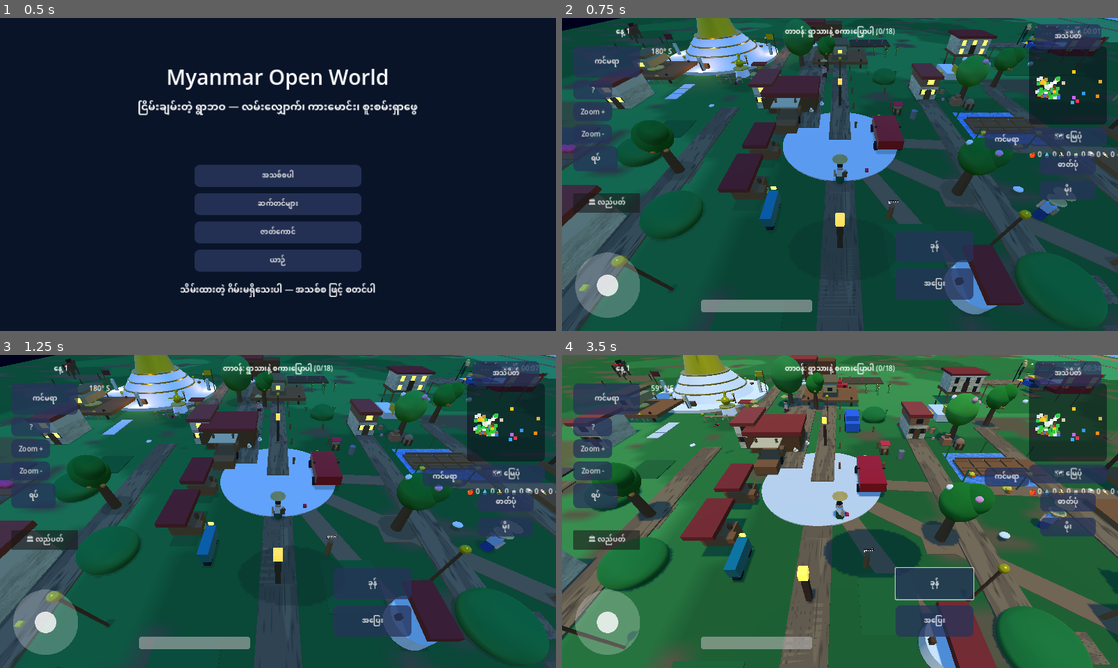
Above: before the commit, frames 1-4 (two rows, left to right).
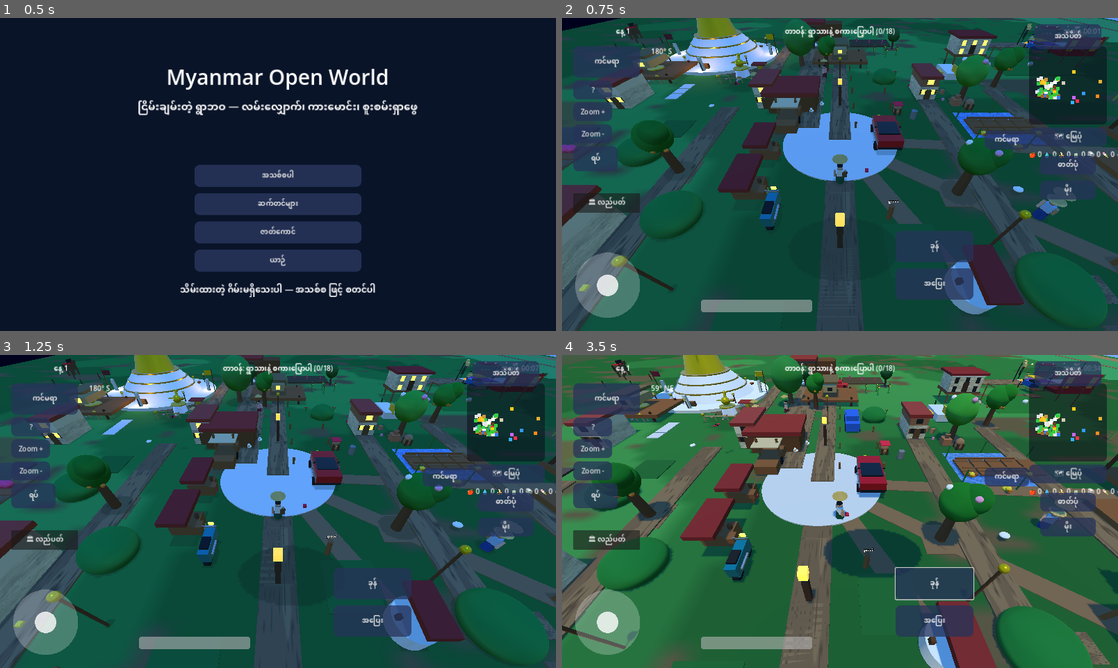
Above: after the commit, the same moments.

Repository: sudohlaingwin/gta-open-world
Game: Godot game, scene res://scenes/ui/main_menu.tscn
The game is run twice, just before and just after one commit, with the same random seed, the same clock (stepped at 60 frames per second) and the same inputs.
Inputs (mouse positions are in pixels of both pictures, inside the frame that each line leads up to):
- Up to frame 1 (0.5 s): no input
- Up to frame 2 (0.75 s): click "အသစ်စပါ" at 0.5 s
- Up to frame 3 (1.25 s): no input
- Up to frame 4 (3.5 s): click "အပြေး" at 1.25 s; click "ခုန်" at 2 s; tap Enter (ui_accept) at 2.75 s; drag from (628, 599) to (895, 442) at 2.77 s

Frame 1 is identical in both runs. In frame 2, 0.4% of the frame differs, in the area x 35-86%, y 3-65%; in frame 3, 0.4%; in frame 4, 0.6%, in the area x 29-85%, y 3-71%.

Commit message:
Slice 59: Mindon district + outskirts + vehicle dressing + opponent slices 108-113 review (108 hill CylinderShape3D top_radius abort REGRESSES amenities; 113 firefly + pedestrian fixes verified)

Diff:
--- /dev/null
+++ b/district_dress59.gd
@@ -0,0 +1,313 @@
+## Slice 59: Mindon district + village outskirts + vehicle dressing.
+## ORIGINAL procedural/code-generated models only, no external assets,
+## nothing copied. Runtime-only: no scene file is touched, no new
+## physics bodies (streetlight poles, trees, facade boxes and vehicle
+## trim are visual-only, same precedent as Slice 53/56/57/58 dressing;
+## the Slice 38 rule is kept because no existing collider moves and
+## no walkable building gains a new solid it did not already have).
+## Runs once at world spawn from player._ready, after Slice 58.
+## Loaded by preload, NOT class_name (a new class_name needs a
+## regenerated .godot global-class cache, and a stale cache breaks
+## player.gd's parse — proven Slice 53).
+## Direct adds go to existing sub-nodes (buildings, vehicles); the
+## streetlight/outskirts group is added via call_deferred, because a
+## world-root add_child from player._ready fails ("Parent node is
+## busy setting up children") — proven Slice 56/57.
+## Night gating uses district_night59.gd on the shared daylight
+## < 0.15 rule. Honest limits: facade windows are boxes proud of
+## the walls (not cut openings); streetlight glow is emissive boxes
+## + 4 real OmniLights, not a lighting bake; new trees have no
+## colliders, so they are walk-through dressing; how it looks on a
+## phone is the owner's V60 verdict, not a headless claim.
+
+const Night59Script = preload("res://district_night59.gd")
+
+static var _win_mesh: BoxMesh = null
+static var _door_mesh: BoxMesh = null
+static var _win_mat: StandardMaterial3D = null
+static var _door_mat: StandardMaterial3D = null
+static var _pole_mat: StandardMaterial3D = null
+static var _lamp_mat: StandardMaterial3D = null
+static var _glow_mat: StandardMaterial3D = null
+static var _trunk_mat: StandardMaterial3D = null
+static var _leaf_mat: StandardMaterial3D = null
+static var _leaf2_mat: StandardMaterial3D = null
+static var _dirt_mat: StandardMaterial3D = null
+static var _glass_mat: StandardMaterial3D = null
+static var _chrome_mat: StandardMaterial3D = null
+static var _dark_mat: StandardMaterial3D = null
+
+static func _shared() -> void:
+	if _win_mesh != null:
+		return
+	_win_mesh = BoxMesh.new()
+	_win_mesh.size = Vector3(0.55, 0.7, 0.06)
+	_door_mesh = BoxMesh.new()
+	_door_mesh.size = Vector3(0.8, 1.4, 0.08)
+	_win_mat = StandardMaterial3D.new()
+	_win_mat.albedo_color = Color(0.15, 0.22, 0.30, 1.0)
+	_win_mat.roughness = 0.25
+	_win_mat.metallic = 0.1
+	_win_mat.emission_enabled = true
+	_win_mat.emission = Color(1.0, 0.75, 0.35, 1.0)
+	_win_mat.emission_energy_multiplier = 0.0
+	_door_mat = StandardMaterial3D.new()
+	_door_mat.albedo_color = Color(0.30, 0.20, 0.10, 1.0)
+	_door_mat.roughness = 0.9
+	_pole_mat = StandardMaterial3D.new()
+	_pole_mat.albedo_color = Color(0.20, 0.20, 0.22, 1.0)
+	_pole_mat.roughness = 0.6
+	_pole_mat.metallic = 0.5
+	_lamp_mat = StandardMaterial3D.new()
+	_lamp_mat.albedo_color = Color(0.85, 0.85, 0.80, 1.0)
+	_lamp_mat.roughness = 0.5
+	_glow_mat = StandardMaterial3D.new()
+	_glow_mat.albedo_color = Color(1.0, 0.85, 0.45, 1.0)
+	_glow_mat.emission_enabled = true
+	_glow_mat.emission = Color(1.0, 0.80, 0.35, 1.0)
+	_glow_mat.emission_energy_multiplier = 1.2
+	_trunk_mat = StandardMaterial3D.new()
+	_trunk_mat.albedo_color = Color(0.35, 0.24, 0.15, 1.0)
+	_trunk_mat.roughness = 0.95
+	_leaf_mat = StandardMaterial3D.new()
+	_leaf_mat.albedo_color = Color(0.16, 0.38, 0.16, 1.0)
+	_leaf_mat.roughness = 0.9
+	_leaf2_mat = StandardMaterial3D.new()
+	_leaf2_mat.albedo_color = Color(0.28, 0.48, 0.18, 1.0)
+	_leaf2_mat.roughness = 0.9
+	_dirt_mat = StandardMaterial3D.new()
+	_dirt_mat.albedo_color = Color(0.55, 0.42, 0.28, 1.0)
+	_dirt_mat.roughness = 1.0
+	_glass_mat = StandardMaterial3D.new()
+	_glass_mat.albedo_color = Color(0.10, 0.14, 0.18, 1.0)
+	_glass_mat.roughness = 0.1
+	_glass_mat.metallic = 0.4
+	_chrome_mat = StandardMaterial3D.new()
+	_chrome_mat.albedo_color = Color(0.75, 0.75, 0.78, 1.0)
+	_chrome_mat.roughness = 0.3
+	_chrome_mat.metallic = 0.8
+	_dark_mat = StandardMaterial3D.new()
+	_dark_mat.albedo_color = Color(0.12, 0.12, 0.12, 1.0)
+	_dark_mat.roughness = 0.9
+
+static func _box(parent: Node, name: String, mesh: BoxMesh, mat: Material, pos: Vector3) -> MeshInstance3D:
+	var m := MeshInstance3D.new()
+	m.name = name
+	m.mesh = mesh
+	m.set_surface_override_material(0, mat)
+	m.position = pos
+	parent.add_child(m)
+	return m
+
+static func _facade(world: Node) -> int:
+	# Mindon named buildings share the 6 x 2.8 x 5 wall box at
+	# local y 1.4 (walls span y 0..2.8). Windows sit proud of the
+	# faces at local z +/-2.53 and x +/-3.03; children inherit the
+	# building's own scale, so a scaled building gets scaled windows.
+	var count := 0
+	for bname in ["MindonHospital", "MindonPost", "MindonEdu", "MindonMRTV", "MindonShops", "MindonTemple"]:
+		var b := world.get_node_or_null(bname)
+		if b == null:
+			continue
+		for i in 4:
+			var x := -2.1 + i * 1.4
+			_box(b, "Win59_F_%d" % i, _win_mesh, _win_mat, Vector3(x, 1.7, 2.53))
+			_box(b, "Win59_B_%d" % i, _win_mesh, _win_mat, Vector3(x, 1.7, -2.53))
+			count += 2
+		_box(b, "Door59", _door_mesh, _door_mat, Vector3(0, 0.7, 2.54))
+		count += 1
+	return count
+
+static func _streetlights(world: Node, night: Node) -> int:
+	# 10 poles: 6 along the main Mindon E-W street (z +4.5 side,
+	# arms reach toward the road), 3 along the link road (z +3.5),
+	# 1 at the Mindon bridge. Glow boxes + OmniLights live under
+	# the night node so the controller gates them; poles/arms/lamps
+	# live in the deferred group.
+	var group := Node3D.new()
+	group.name = "DistrictDress59"
+	var pole_mesh := BoxMesh.new()
+	pole_mesh.size = Vector3(0.18, 3.2, 0.18)
+	var arm_mesh := BoxMesh.new()
+	arm_mesh.size = Vector3(0.12, 0.12, 1.1)
+	var lamp_mesh := BoxMesh.new()
+	lamp_mesh.size = Vector3(0.42, 0.14, 0.26)
+	var glow_mesh := BoxMesh.new()
+	glow_mesh.size = Vector3(0.34, 0.06, 0.20)
+	var spots: Array = [
+		Vector3(105, 0, 4.5), Vector3(125, 0, 4.5), Vector3(145, 0, 4.5),
+		Vector3(165, 0, 4.5), Vector3(185, 0, 4.5), Vector3(205, 0, 4.5),
+		Vector3(55, 0, 3.5), Vector3(67, 0, 3.5), Vector3(79, 0, 3.5),
+		Vector3(92, 0, 4.5),
+	]
+	var idx := 0
+	for s in spots:
+		var pole := MeshInstance3D.new()
+		pole.name = "StreetPole59_%d" % idx
+		pole.mesh = pole_mesh
+		pole.set_surface_override_material(0, _pole_mat)
+		pole.position = Vector3(s.x, 1.6, s.z)
+		group.add_child(pole)
+		var arm := MeshInstance3D.new()
+		arm.name = "StreetArm59_%d" % idx
+		arm.mesh = arm_mesh
+		arm.set_surface_override_material(0, _pole_mat)
+		arm.position = Vector3(s.x, 3.15, s.z - 0.55)
+		group.add_child(arm)
+		var lamp := MeshInstance3D.new()
+		lamp.name = "StreetLamp59_%d" % idx
+		lamp.mesh = lamp_mesh
+		lamp.set_surface_override_material(0, _lamp_mat)
+		lamp.position = Vector3(s.x, 3.1, s.z - 1.05)
+		group.add_child(lamp)
+		var glow := MeshInstance3D.new()
+		glow.name = "StreetGlow59_%d" % idx
+		glow.mesh = glow_mesh
+		glow.set_surface_override_material(0, _glow_mat)
+		glow.position = Vector3(s.x, 3.02, s.z - 1.05)
+		glow.visible = false
+		night.add_child(glow)
+		idx += 1
+	for lx in [125.0, 165.0, 205.0, 67.0]:
+		var li := OmniLight3D.new()
+		li.name = "StreetLight59_%d" % int(lx)
+		li.light_energy = 1.2
+		li.omni_range = 14.0
+		li.position = Vector3(lx, 3.0, 0.0)
+		li.visible = false
+		night.add_child(li)
+	world.call_deferred("add_child", group)
+	return idx
+
+static func _outskirts(world: Node) -> int:
+	# 16 visual-only trees (no colliders, Slice 53/58 precedent):
+	# 8 flanking the link road (clear of the 5 m road strip),
+	# 4 on the village north edge, 4 on the south edge. Plus 16
+	# dirt patches under them and 2 dirt path strips.
+	var group := Node3D.new()
+	group.name = "Outskirts59"
+	var trunk_mesh := CylinderMesh.new()
+	trunk_mesh.top_radius = 0.16
+	trunk_mesh.bottom_radius = 0.22
+	trunk_mesh.height = 1.6
+	var canopy_mesh := SphereMesh.new()
+	canopy_mesh.radius = 1.1
+	canopy_mesh.height = 2.2
+	var patch_mesh := BoxMesh.new()
+	patch_mesh.size = Vector3(1.8, 0.05, 1.8)
+	var spots: Array = []
+	for x in [58.0, 66.0, 74.0, 82.0]:
+		spots.append(Vector3(x, 0, 6.5))
+		spots.append(Vector3(x, 0, -6.5))
+	for x in [-20.0, -5.0, 10.0, 25.0]:
+		spots.append(Vector3(x, 0, -30.0))
+		spots.append(Vector3(x, 0, 30.0))
+	var idx := 0
+	for s in spots:
+		var trunk := MeshInstance3D.new()
+		trunk.name = "OutTree59_Trunk_%d" % idx
+		trunk.mesh = trunk_mesh
+		trunk.set_surface_override_material(0, _trunk_mat)
+		trunk.position = Vector3(s.x, 0.8, s.z)
+		group.add_child(trunk)
+		var canopy := MeshInstance3D.new()
+		canopy.name = "OutTree59_Canopy_%d" % idx
+		canopy.mesh = canopy_mesh
+		canopy.set_surface_override_material(0, _leaf_mat if idx % 2 == 0 else _leaf2_mat)
+		canopy.position = Vector3(s.x, 2.3, s.z)
+		group.add_child(canopy)
+		var patch := MeshInstance3D.new()
+		patch.name = "OutPatch59_%d" % idx
+		patch.mesh = patch_mesh
+		patch.set_surface_override_material(0, _dirt_mat)
+		patch.position = Vector3(s.x, 0.03, s.z)
+		group.add_child(patch)
+		idx += 1
+	var path_mesh := BoxMesh.new()
+	path_mesh.size = Vector3(25, 0.06, 2.0)
+	var p1 := MeshInstance3D.new()
+	p1.name = "OutPath59_East"
+	p1.mesh = path_mesh
+	p1.set_surface_override_material(0, _dirt_mat)
+	p1.position = Vector3(42.5, 0.04, 0.0)
+	group.add_child(p1)
+	var path2_mesh := BoxMesh.new()
+	path2_mesh.size = Vector3(110, 0.06, 1.5)
+	var p2 := MeshInstance3D.new()
+	p2.name = "OutPath59_Mindon"
+	p2.mesh = path2_mesh
+	p2.set_surface_override_material(0, _dirt_mat)
+	p2.position = Vector3(155, 0.04, -4.5)
+	group.add_child(p2)
+	world.call_deferred("add_child", group)
+	return idx
+
+static func _vehicles(world: Node) -> int:
+	# Visual-only trim on the three road vehicles. No wheels are
+	# added: Car/Motorcycle/TukTuk wheels already exist at runtime
+	# (WheelCar_*, WheelBike_*, TukWheel*) and spin with speed.
+	# No colliders are added or moved, so physics is untouched.
+	var count := 0
+	var car := world.get_node_or_null("Car")
+	if car != null:
+		var roof := BoxMesh.new()
+		roof.size = Vector3(1.7, 0.1, 1.8)
+		_box(car, "CarRoof59", roof, _glass_mat, Vector3(0, 0.45, 0.2))
+		var mir := BoxMesh.new()
+		mir.size = Vector3(0.25, 0.15, 0.1)
+		_box(car, "CarMirror59_L", mir, _chrome_mat, Vector3(-1.05, 0.1, 0.3))
+		_box(car, "CarMirror59_R", mir, _chrome_mat, Vector3(1.05, 0.1, 0.3))
+		var bump := BoxMesh.new()
+		bump.size = Vector3(1.9, 0.15, 0.15)
+		_box(car, "CarBumper59_F", bump, _dark_mat, Vector3(0, -0.3, -2.0))
+		_box(car, "CarBumper59_R", bump, _dark_mat, Vector3(0, -0.3, 2.0))
+		var trim := BoxMesh.new()
+		trim.size = Vector3(0.05, 0.1, 3.6)
+		_box(car, "CarTrim59_L", trim, _chrome_mat, Vector3(-1.01, -0.1, 0))
+		_box(car, "CarTrim59_R", trim, _chrome_mat, Vector3(1.01, -0.1, 0))
+		count += 7
+	var bike := world.get_node_or_null("Motorcycle")
+	if bike != null:
+		var seat := BoxMesh.new()
+		seat.size = Vector3(0.5, 0.15, 0.8)
+		_box(bike, "BikeSeat59", seat, _dark_mat, Vector3(0, 0.45, 0.3))
+		var bar := BoxMesh.new()
+		bar.size = Vector3(0.7, 0.08, 0.08)
+		_box(bike, "BikeBar59", bar, _chrome_mat, Vector3(0, 0.55, -0.8))
+		var exh := BoxMesh.new()
+		exh.size = Vector3(0.12, 0.12, 1.0)
+		_box(bike, "BikeExhaust59", exh, _chrome_mat, Vector3(0.35, -0.1, 0.2))
+		var bmir := BoxMesh.new()
+		bmir.size = Vector3(0.15, 0.1, 0.05)
+		_box(bike, "BikeMirror59_L", bmir, _chrome_mat, Vector3(-0.35, 0.6, -0.8))
+		_box(bike, "BikeMirror59_R", bmir, _chrome_mat, Vector3(0.35, 0.6, -0.8))
+		count += 5
+	var tuk := world.get_node_or_null("TukTuk")
+	if tuk != null:
+		var tmir := BoxMesh.new()
+		tmir.size = Vector3(0.2, 0.12, 0.08)
+		_box(tuk, "TukMirror59_L", tmir, _chrome_mat, Vector3(-0.85, 0.7, -0.8))
+		_box(tuk, "TukMirror59_R", tmir, _chrome_mat, Vector3(0.85, 0.7, -0.8))
+		var tbump := BoxMesh.new()
+		tbump.size = Vector3(1.5, 0.12, 0.12)
+		_box(tuk, "TukBumper59", tbump, _dark_mat, Vector3(0, -0.3, -1.3))
+		var ttrim := BoxMesh.new()
+		ttrim.size = Vector3(1.5, 0.08, 1.5)
+		_box(tuk, "TukTrim59", ttrim, _lamp_mat, Vector3(0, 1.08, 0))
+		count += 4
+	return count
+
+static func dress(world: Node) -> void:
+	_shared()
+	var night := Night59Script.new()
+	night.name = "DistrictNight59"
+	night.win_mat = _win_mat
+	world.call_deferred("add_child", night)
+	var f := _facade(world)
+	var s := _streetlights(world, night)
+	var o := _outskirts(world)
+	var v := _vehicles(world)
+	var marker := Node3D.new()
+	marker.name = "DistrictDress59Applied"
+	world.call_deferred("add_child", marker)
+	print("DISTRICT59 facades=", f, " streetlights=", s, " outskirt_trees=", o, " vehicle_meshes=", v)
--- /dev/null
+++ b/district_night59.gd
@@ -0,0 +1,28 @@
+extends Node3D
+## Slice 59 night controller for Mindon streetlights + facade windows.
+## Same daylight rule as the rest of the game (day_night.gd):
+## night is daylight < 0.15. No 24/7 lights: every OmniLight child
+## of this node is hidden by day, every glow box child is hidden by
+## day, and the shared facade window material stops emitting by day.
+## Plain Node3D, no class_name (same reason as Slice 53/56/57/58:
+## a new class_name needs a regenerated .godot global-class cache).
+
+var win_mat: StandardMaterial3D = null
+
+func _process(_delta: float) -> void:
+	var world := get_parent()
+	if world == null:
+		return
+	var day := 1.0
+	var dn := world.get_node_or_null("DayNight")
+	if dn != null and dn.has_method("daylight"):
+		day = float(dn.call("daylight"))
+	var night: bool = day < 0.15
+	for child in get_children():
+		if child is OmniLight3D:
+			(child as OmniLight3D).visible = night
+		if child is MeshInstance3D and str(child.name).contains("Glow59"):
+			(child as MeshInstance3D).visible = night
+	if win_mat != null:
+		win_mat.emission_enabled = true
+		win_mat.emission_energy_multiplier = 0.9 if night else 0.0
--- a/player.gd
+++ b/player.gd
@@ -3,6 +3,7 @@
 const City56Script = preload("res://city_visual56.gd")
 const River57Script = preload("res://river_bridge57.gd")
 const Dress58Script = preload("res://character_dress58.gd")
+const Dress59Script = preload("res://district_dress59.gd")
 ## Slice 2 player: walk + sprint + jump + enter/exit car AND cart.
 ## Walk: arrow keys / WASD, or the touch joystick (touch_vector).
 ## Slice 8 action HUD (TOUCH-FIRST — this is a mobile game):
@@ -361,6 +362,9 @@
 	# 20:44 ask: 3D-rendered characters in the game). Runs last;
 	# runtime-only, no scene touched.
 	Dress58Script.dress(get_parent())
+	# Slice 59 Mindon district + outskirts + vehicle dressing.
+	# Runs after Slice 58; runtime-only, no scene touched.
+	Dress59Script.dress(get_parent())
 
 
 ## Slice 49: the shared map transform reads the live ground plane
Not shown, changed: README.md
